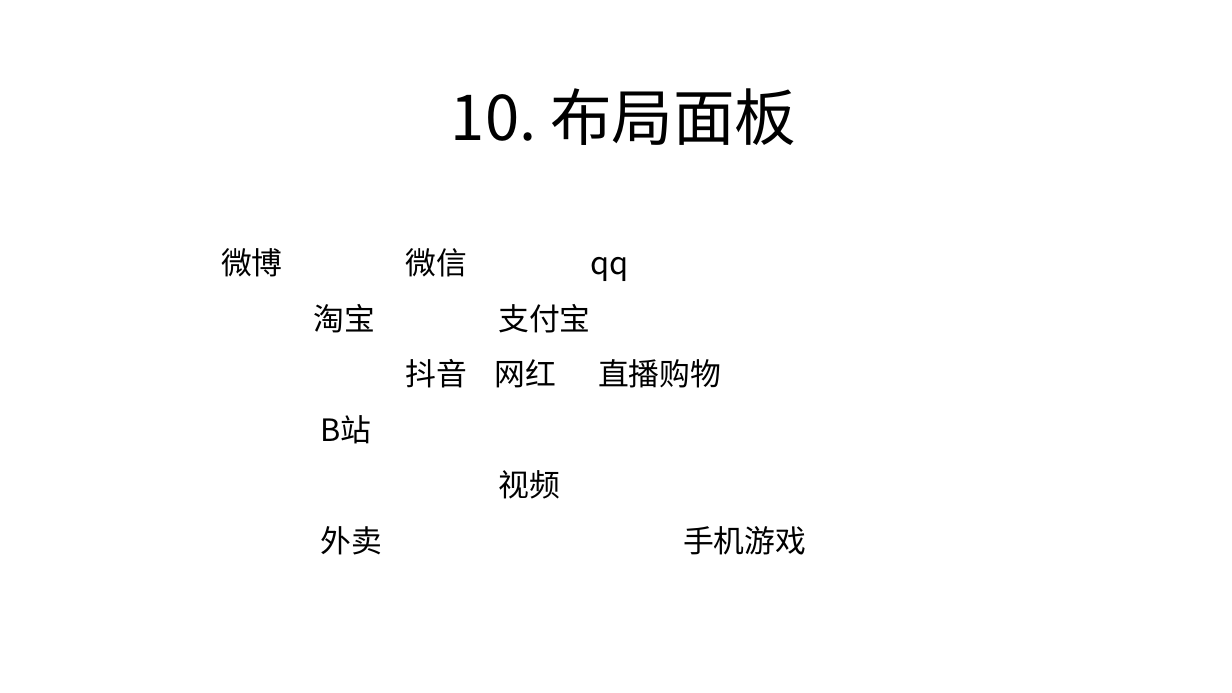
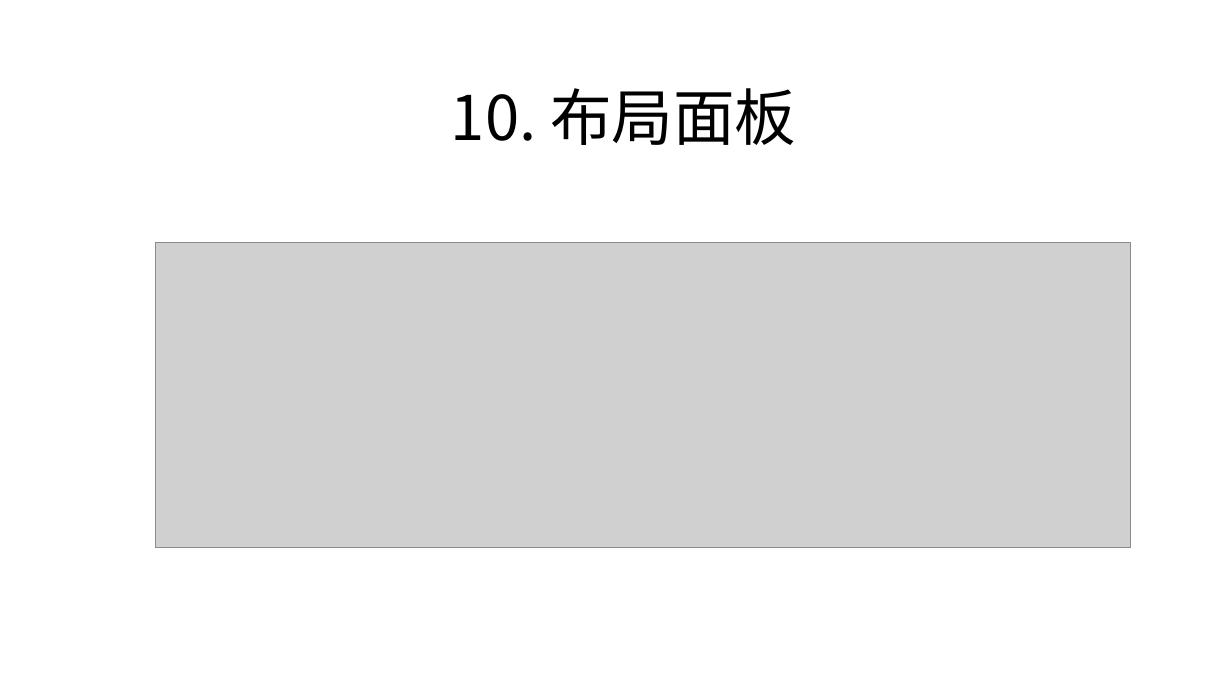
Before and after one commit to zjyesir/hmc_java_1, a slide deck: slide 22 of ppt/19. 图形化编程.pptx (slide 16 before the commit). Drawn at 1232x693 pixels with LibreOffice and Linux fonts; fonts in the diff are those of the drawing; grey boxes stand for pictures; background and template pictures are left out. Boxes give left, top, right and bottom in pixels: in the first picture for what was removed or moved away, otherwise in the second. Text is boxed around its words. In the diff, an @@ line names an element or a change of style, - is before the commit and + after.

```diff
--- a/ppt/19. 图形化编程.pptx
+++ b/ppt/19. 图形化编程.pptx
@@ picture added at box(155, 243, 1131, 548) @@
@@ text removed at box(221, 248, 806, 555) @@
-微博 微信 qq
-淘宝 支付宝
-抖音 网红 直播购物
-B站
-视频
-外卖 手机游戏
```
Also in this commit, not shown: 6 other slides changed, 17 slides added, 4 slides removed, 2 other files.
